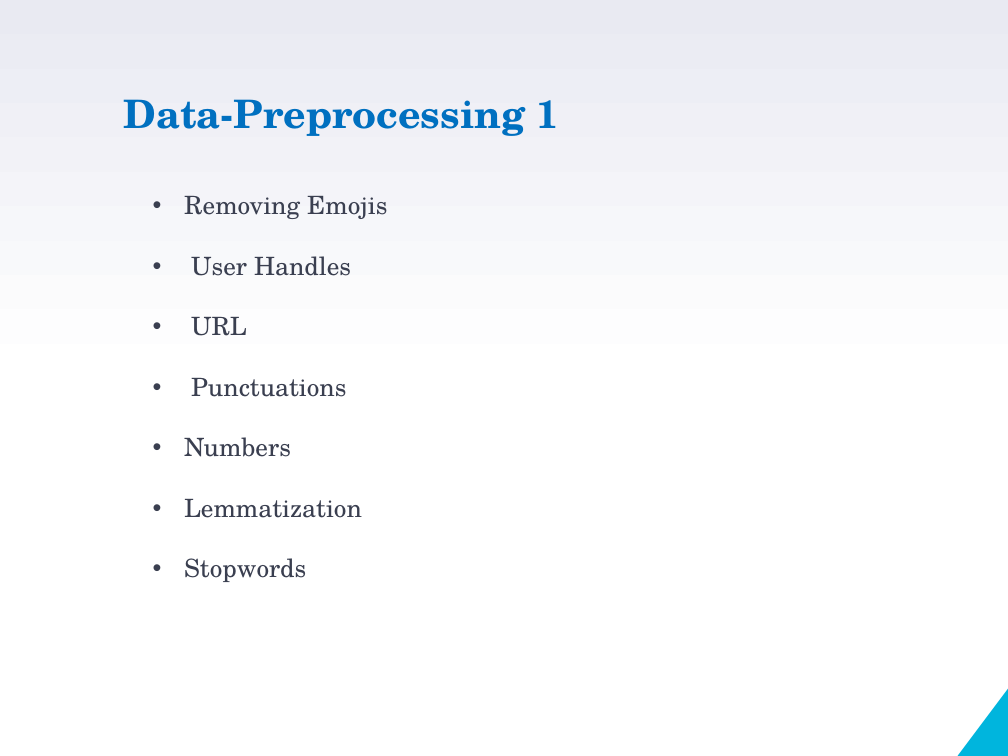
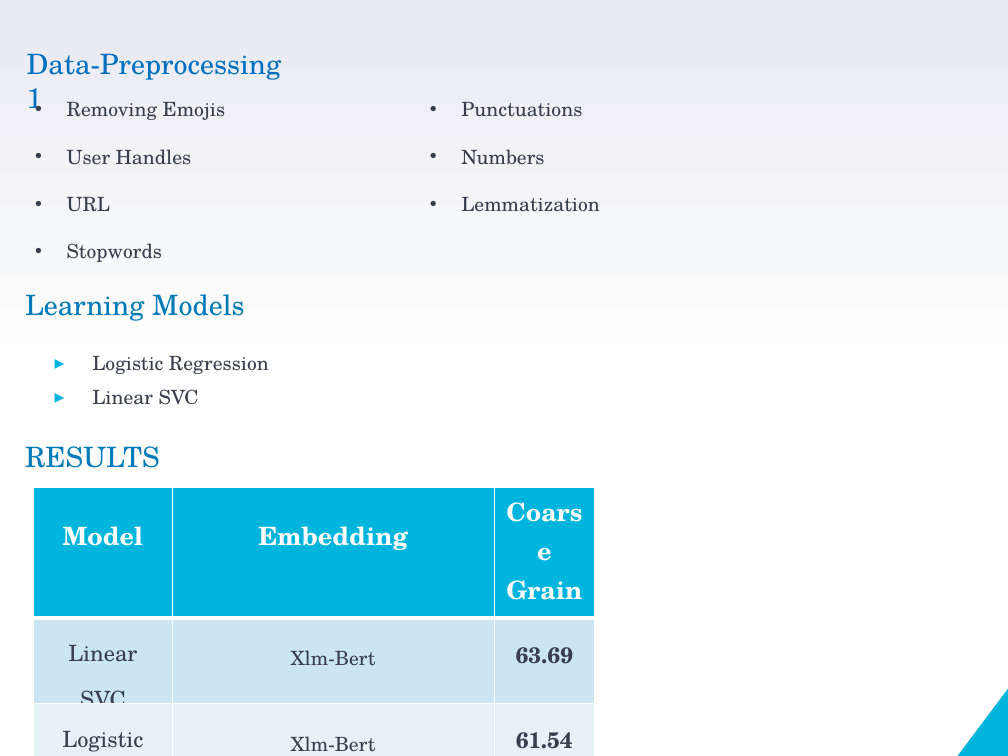
Before and after one commit to VarunBohara/Mini-Project-Documents, a slide deck: slide 5 of Review4_ppt.pptm. Drawn at 1008x756 pixels with LibreOffice and Linux fonts; fonts in the diff are those of the drawing. Boxes give left, top, right and bottom in pixels: in the first picture for what was removed or moved away, otherwise in the second. Text is boxed around its words. In the diff, an @@ line names an element or a change of style, - is before the commit and + after.

```diff
--- a/Review4_ppt.pptm
+++ b/Review4_ppt.pptm
@@ text "Data-Preprocessing 1": place and size @@
-text "Data-Preprocessing 1" at (124,99,560,136)
+text "Data-Preprocessing 1" at (27,53,281,111)
@@ text "Data-Preprocessing 1" at (27,53,281,111): size 28 to 20 pt, bold off; alignment centre to left @@
@@ text "Removing Emojis": place and size @@
-text "Removing Emojis" at (184,196,387,582)
+text "Removing Emojis" at (67,102,225,262)
@@ text "Removing Emojis" at (67,102,225,262): size 18 to 14 pt @@
@@ text added at (461,102,600,212), 14 pt, text #3A3F50 @@
+• Punctuations
+• Numbers
+• Lemmatization
@@ text added at (25,294,244,321), 20 pt, text #007BB9 @@
+Learning Models
@@ text added at (92,356,269,405), 14 pt, text #3A3F50 @@
+▸ Logistic Regression
+▸ Linear SVC
@@ text at (184,378,362,518): paragraphs removed @@
-• Punctuations
-• Numbers
-• Lemmatization
@@ text added at (25,446,160,468), 20 pt, text #007BB9 @@
+RESULTS
@@ table added at (33,487,594,756), 3 rows, 3 columns @@
+Model | Embedding | Coarse Grained
+Linear SVC | Xlm-Bert | 63.69
+Logistic Regression | Xlm-Bert | 61.54
```
Also in this commit, not shown: 5 other slides changed, 2 slides removed, 1 other file.
